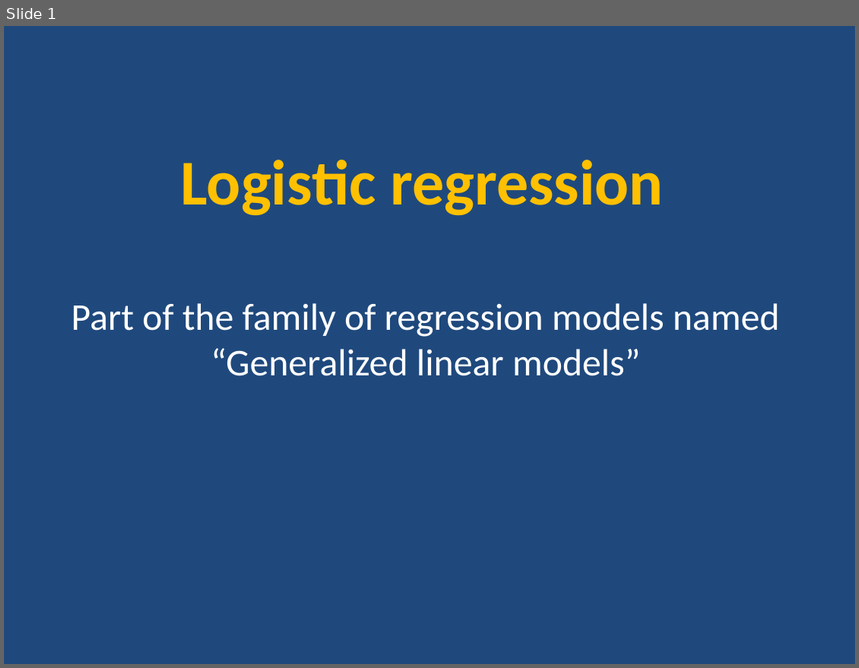
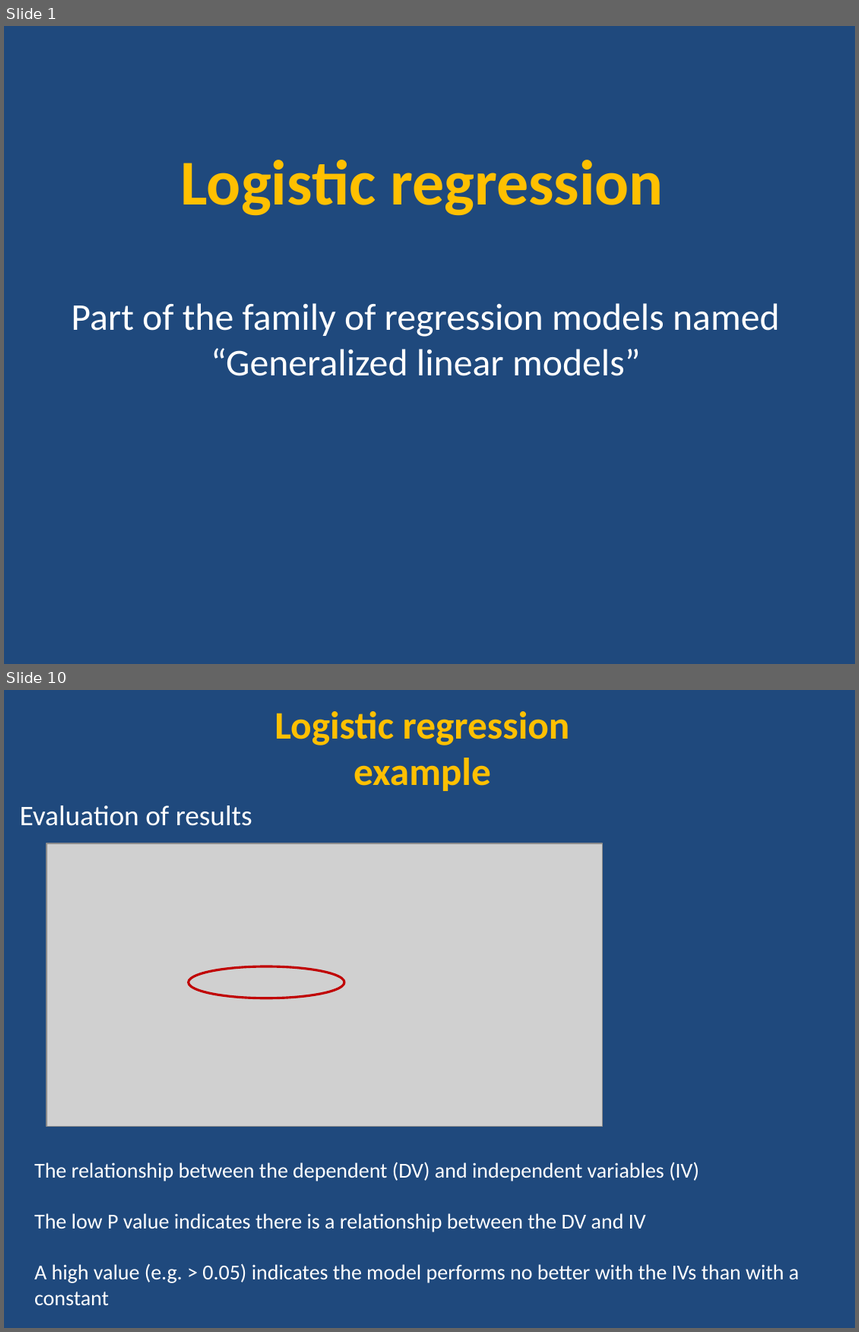
Before and after one commit to ncss-tech/stats_for_soil_survey, a slide deck: presentations/logistic_regression/Logistic.pptx. Shown one above the other, each under a label of ours: slide 1 before the commit, slides 1 and 10 after it; the slides between them are not shown. The pictures are 859x668 and 859x1332 pixels, drawn with LibreOffice and Linux fonts; fonts in the diff are those of the drawing; grey boxes stand for pictures. Boxes give left, top, right and bottom in pixels: in the first picture for what was removed or moved away, otherwise in the second. Text is boxed around its words. In the diff, an @@ line names an element or a change of style, - is before the commit and + after.

Commit message:
updates to logistic

```diff
--- a/presentations/logistic_regression/Logistic.pptx
+++ b/presentations/logistic_regression/Logistic.pptx
@@ slide 10 added at [4,690,855,1328], background #1F497D @@
@@ text added at [275,711,570,791], 33 pt, text #FFC000, bold @@
+Logistic regression
+example
@@ text added at [20,806,253,826], 24 pt, text #FFFFFF @@
+Evaluation of results
@@ picture added at [47,844,602,1125] @@
@@ ellipse added at [189,967,344,998], outline #C00000 2 pt @@
@@ text added at [34,1162,799,1306], 18 pt, text #FFFFFF @@
+The relationship between the dependent (DV) and independent variables (IV)
+The low P value indicates there is a relationship between the DV and IV
+A high value (e.g. > 0.05) indicates the model performs no better with the IVs than with a
+constant
```
Also in this commit, not shown: 17 slides changed, 11 other slides added, 1 other file.
